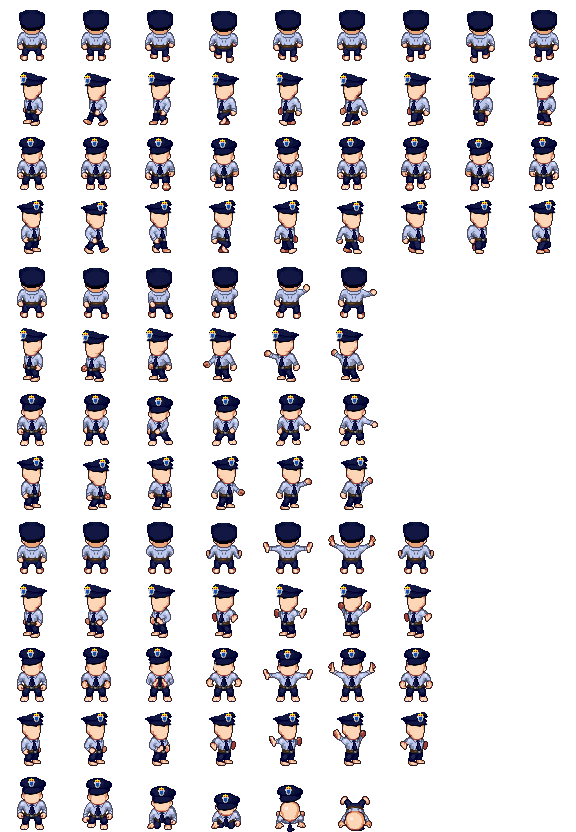
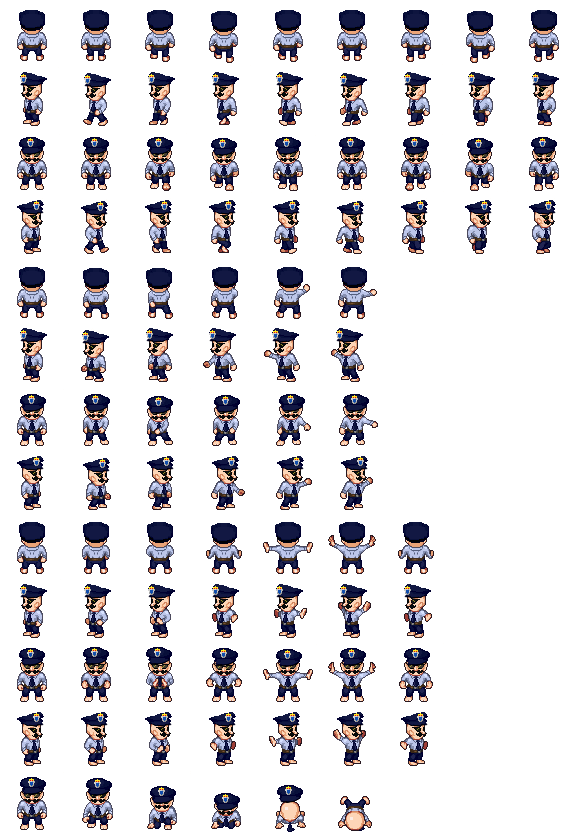
The second 576×832 image is a revision of the first. Changes to its layers:
showed "Layer Group Facial" over (20, 86, 556, 815)
added layer "BaseOK" above "Base" over (20, 84, 556, 815)
hid "Base" over (20, 84, 556, 815)
